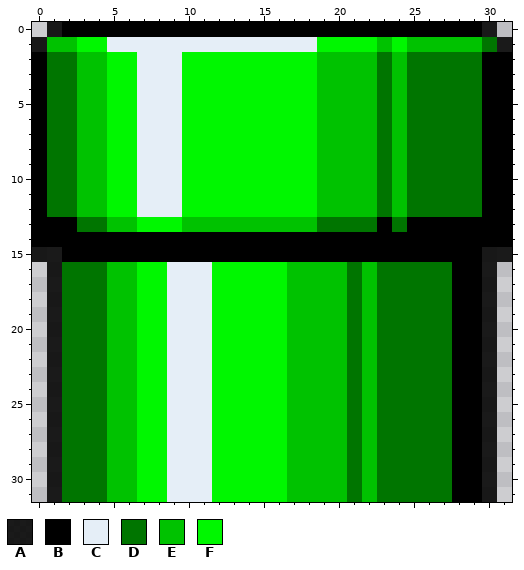
One commit to this pixel-art sprite: public/sprites/pipe.png. The picture above is the old version.
The file is 32x32 pixels.
Palette (. is transparent): A #000000df  B #000000  C #e5eef7  D #007500  E #00c200  F #00f700
Pixels before, first column x 0:
 0 .ABBBBBBBBBBBBBBBBBBBBBBBBBBBBA.
 1 AEEFFCCCCCCCCCCCCCCFFFFEFEEEEEDA
 2 BDDEEFFCCCFFFFFFFFFEEEEDEDDDDDBB
 3 BDDEEFFCCCFFFFFFFFFEEEEDEDDDDDBB
 4 BDDEEFFCCCFFFFFFFFFEEEEDEDDDDDBB
 5 BDDEEFFCCCFFFFFFFFFEEEEDEDDDDDBB
 6 BDDEEFFCCCFFFFFFFFFEEEEDEDDDDDBB
 7 BDDEEFFCCCFFFFFFFFFEEEEDEDDDDDBB
 8 BDDEEFFCCCFFFFFFFFFEEEEDEDDDDDBB
 9 BDDEEFFCCCFFFFFFFFFEEEEDEDDDDDBB
10 BDDEEFFCCCFFFFFFFFFEEEEDEDDDDDBB
11 BDDEEFFCCCFFFFFFFFFEEEEDEDDDDDBB
12 BDDEEFFCCCFFFFFFFFFEEEEDEDDDDDBB
13 BBBDDEEFFFEEEEEEEEEDDDDBDBBBBBBB
14 BBBBBBBBBBBBBBBBBBBBBBBBBBBBBBBB
15 AABBBBBBBBBBBBBBBBBBBBBBBBBBBBAA
16 .ADDDEEFFCCCFFFFFEEEEDEDDDDDBBA.
17 .ADDDEEFFCCCFFFFFEEEEDEDDDDDBBA.
18 .ADDDEEFFCCCFFFFFEEEEDEDDDDDBBA.
19 .ADDDEEFFCCCFFFFFEEEEDEDDDDDBBA.
20 .ADDDEEFFCCCFFFFFEEEEDEDDDDDBBA.
21 .ADDDEEFFCCCFFFFFEEEEDEDDDDDBBA.
22 .ADDDEEFFCCCFFFFFEEEEDEDDDDDBBA.
23 .ADDDEEFFCCCFFFFFEEEEDEDDDDDBBA.
24 .ADDDEEFFCCCFFFFFEEEEDEDDDDDBBA.
25 .ADDDEEFFCCCFFFFFEEEEDEDDDDDBBA.
26 .ADDDEEFFCCCFFFFFEEEEDEDDDDDBBA.
27 .ADDDEEFFCCCFFFFFEEEEDEDDDDDBBA.
28 .ADDDEEFFCCCFFFFFEEEEDEDDDDDBBA.
29 .ADDDEEFFCCCFFFFFEEEEDEDDDDDBBA.
30 .ADDDEEFFCCCFFFFFEEEEDEDDDDDBBA.
31 .ADDDEEFFCCCFFFFFEEEEDEDDDDDBBA.
The result:
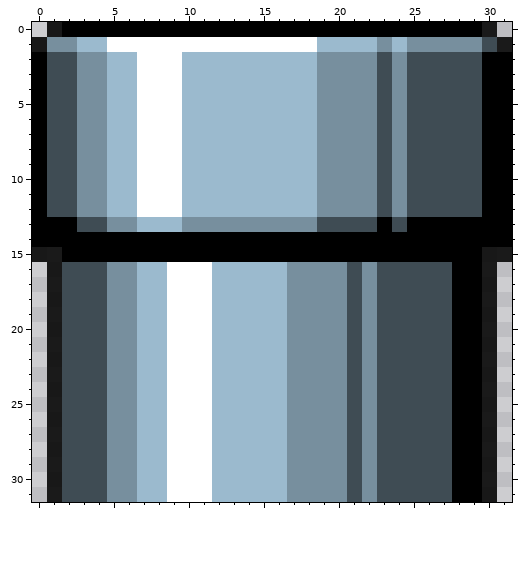
The edit:
colour C: #e5eef7 -> #ffffff
colour D: #007500 -> #3f4c54
colour E: #00c200 -> #778f9e
colour F: #00f700 -> #9bbace
